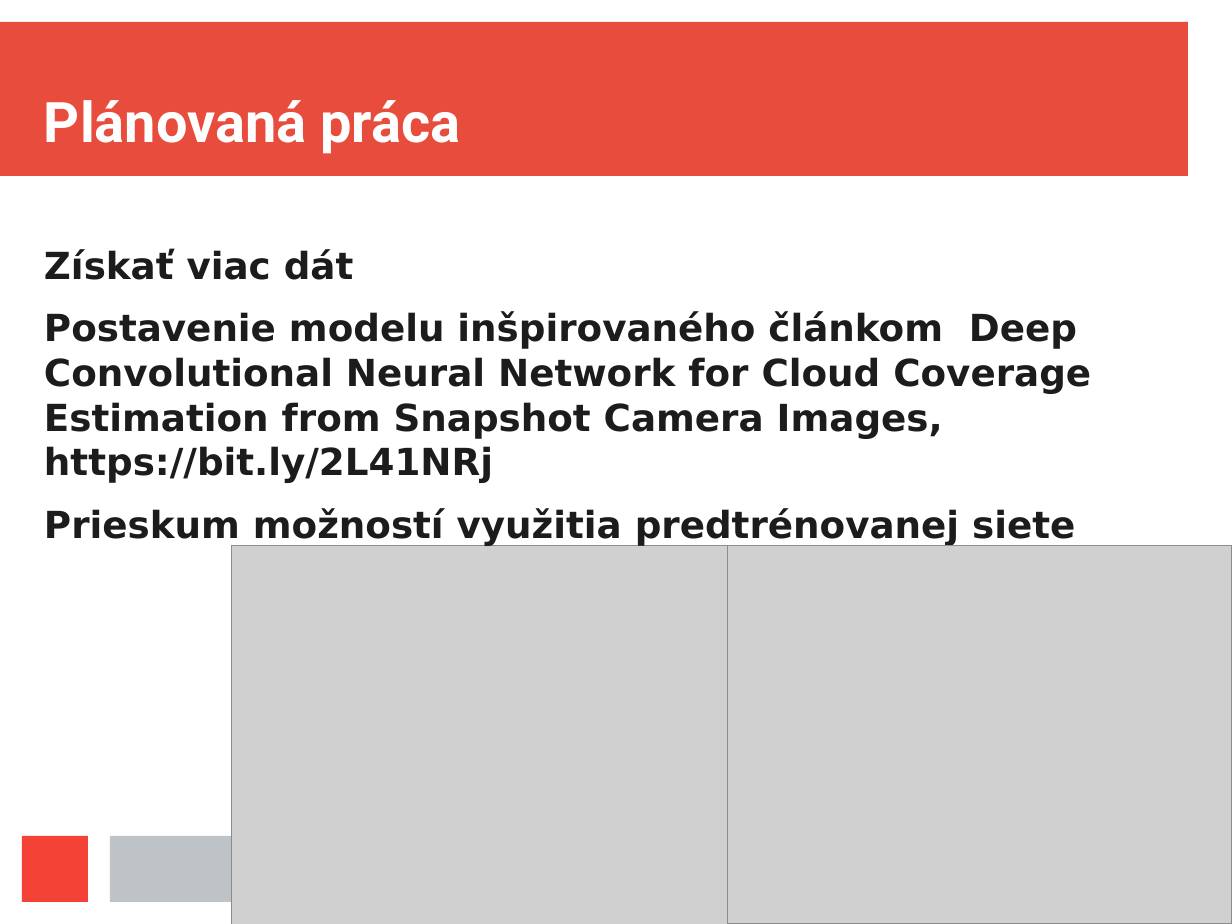
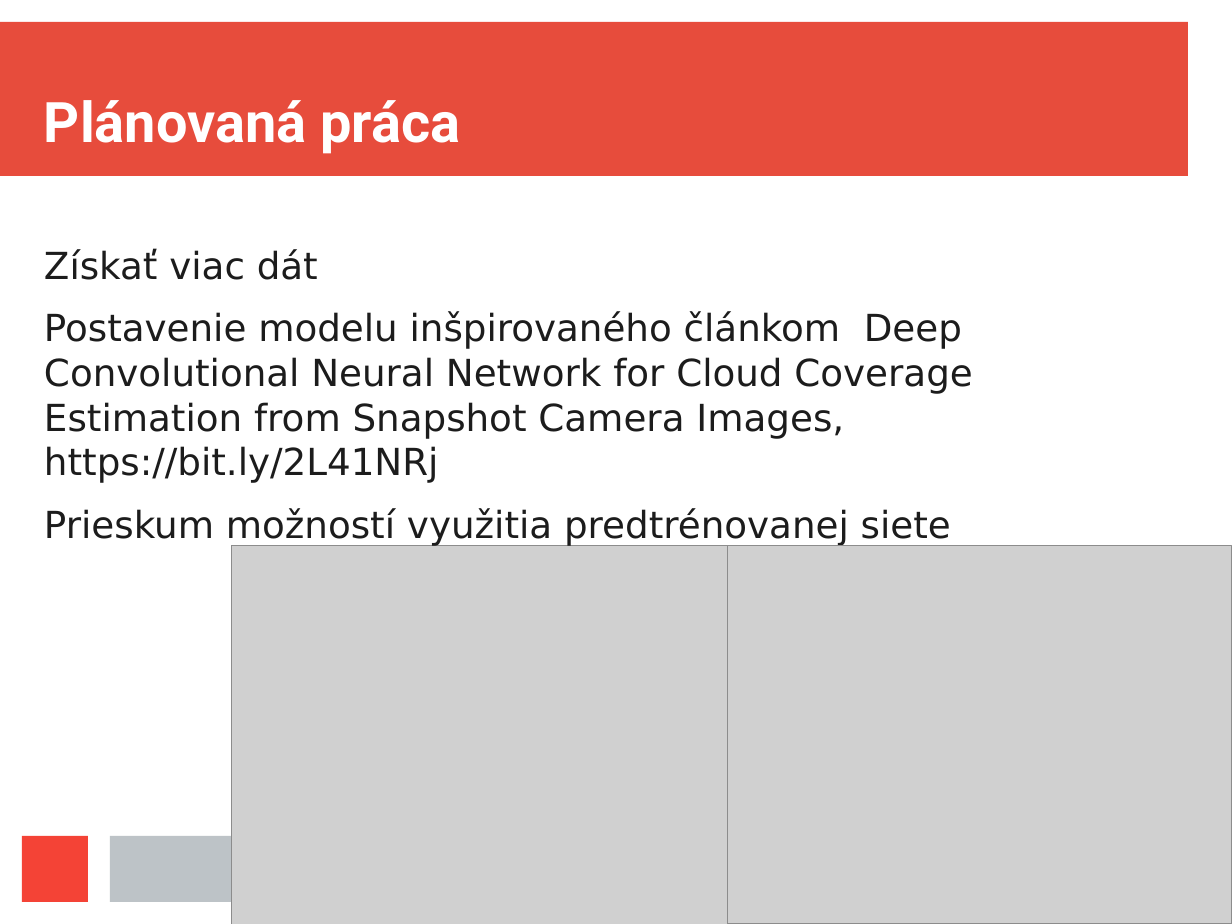
Before and after one commit to jurajmaslej/dipl, a slide deck: slide 9 of prezent.odp (slide 7 before the commit). Drawn at 1232x924 pixels with LibreOffice and Linux fonts; fonts in the diff are those of the drawing; grey boxes stand for pictures. Boxes give left, top, right and bottom in pixels: in the first picture for what was removed or moved away, otherwise in the second. Text is boxed around its words. In the diff, an @@ line names an element or a change of style, - is before the commit and + after.

```diff
--- a/prezent.odp
+++ b/prezent.odp
@@ text "Získať viac dát" at box(44, 249, 972, 546): bold off @@
```
Also in this commit, not shown: 5 other slides changed, 2 slides added, 1 other file.
